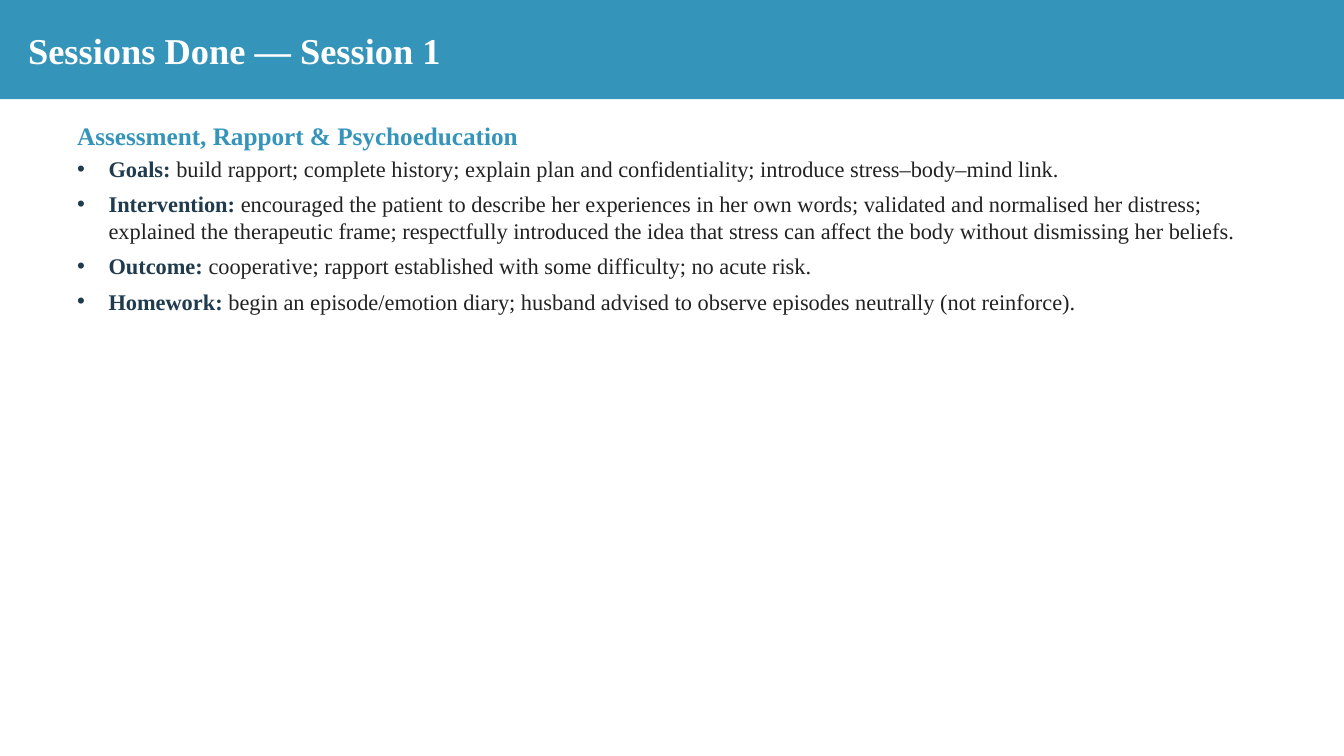
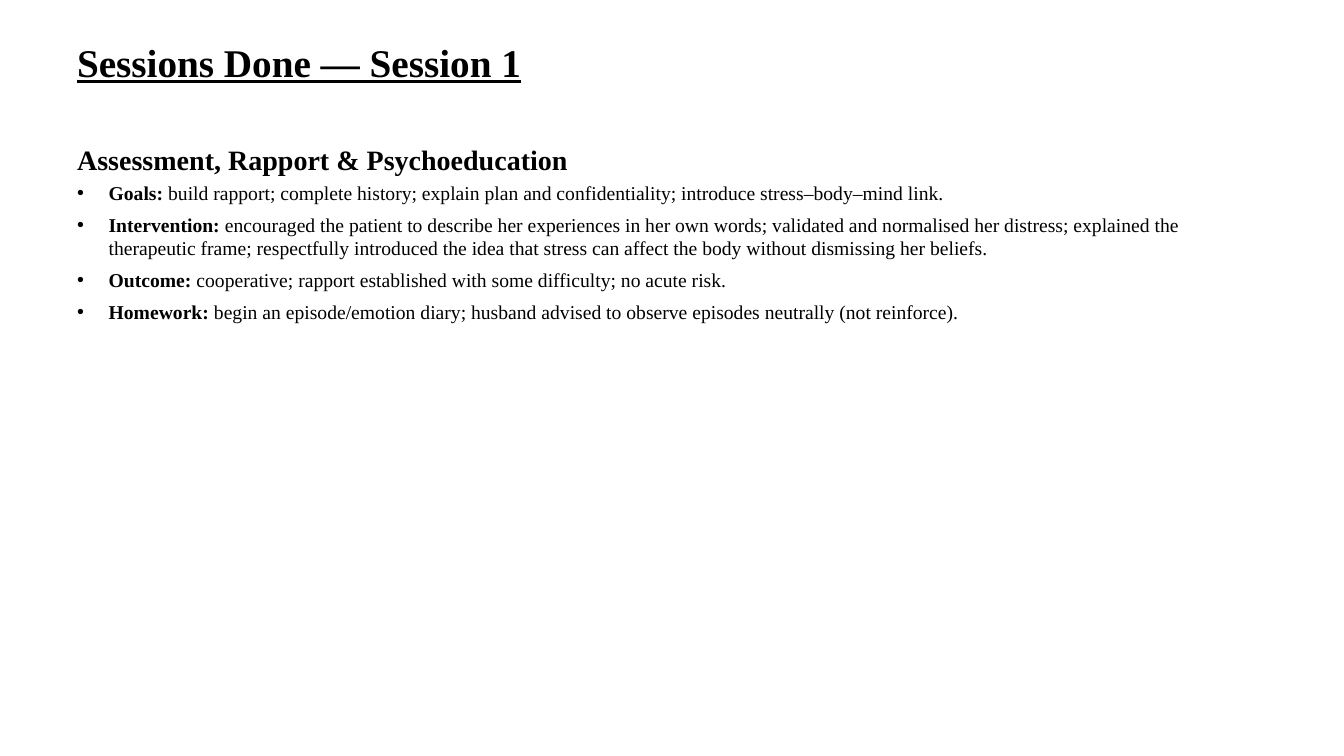
Before and after one commit to tejasdangodra786-byte/Dango-kiro, a slide deck: slide 28 of Mamta_Saini_Case_Conference.pptx. Drawn at 1344x756 pixels with LibreOffice and Linux fonts; fonts in the diff are those of the drawing. Boxes give left, top, right and bottom in pixels: in the first picture for what was removed or moved away, otherwise in the second. Text is boxed around its words. In the diff, an @@ line names an element or a change of style, - is before the commit and + after.

Commit message:
Reformat case-conference PPT: white bg, TNR headings 28pt bold underlined, sub-headings 20pt, content 14pt, all black

```diff
--- a/Mamta_Saini_Case_Conference.pptx
+++ b/Mamta_Saini_Case_Conference.pptx
@@ text "Sessions Done — Session 1": place and size @@
-text "Sessions Done — Session 1" at <box>0,0,1344,99</box>
+text "Sessions Done — Session 1" at <box>77,50,521,83</box>
@@ text "Sessions Done — Session 1" at <box>77,50,521,83</box>: size 26 to 28 pt, text colour #FFFFFF to #000000, underline on; vertical alignment middle to top; fill #3494BA to none @@
@@ text "Assessment, Rapport & Psychoeducation": place and size @@
-text "Assessment, Rapport & Psychoeducation" at <box>77,127,1234,315</box>
+text "Assessment, Rapport & Psychoeducation" at <box>77,150,1179,324</box>
@@ text "Assessment, Rapport & Psychoeducation" at <box>77,150,1179,324</box>: size 18 to 20 pt, text colour #3494BA to #000000 in "Assessment, Rapport & Psychoeducation"; size 16 to 14 pt; text colour #1F3B4D to #000000 in "Goals:", "Intervention:", "Outcome:", "Homework:"; text colour #222222 to #000000 in "build rapport; complete history; explain plan and ...", "encouraged the patient to describe her experiences ...", "cooperative; rapport established with some difficulty; no ...", "begin an episode/emotion diary; husband advised to ..." @@
```
Also in this commit, not shown: 33 other slides changed.
